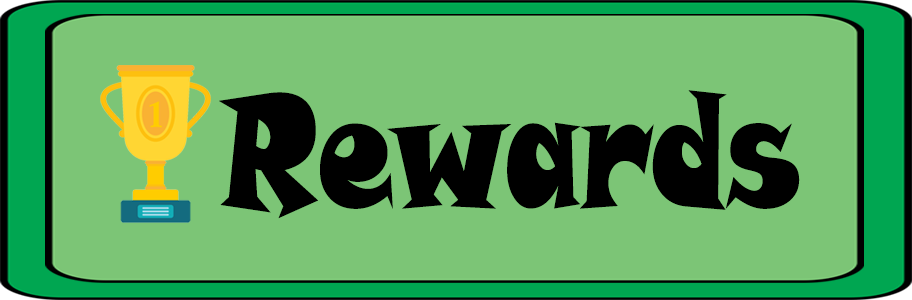
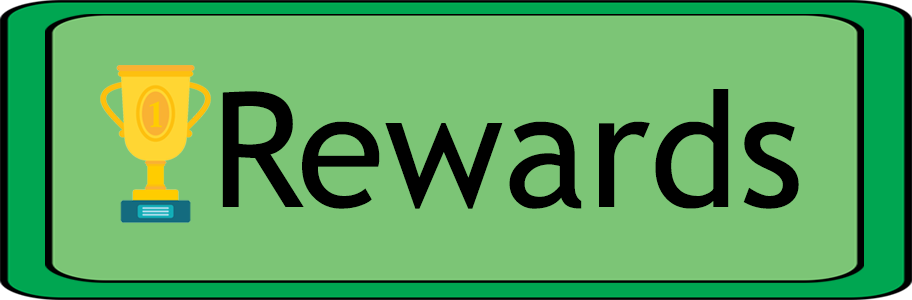
Layer changes from the first 912 x 300 image to the second:
painted on "Rewards" over 219, 89, 800, 219
